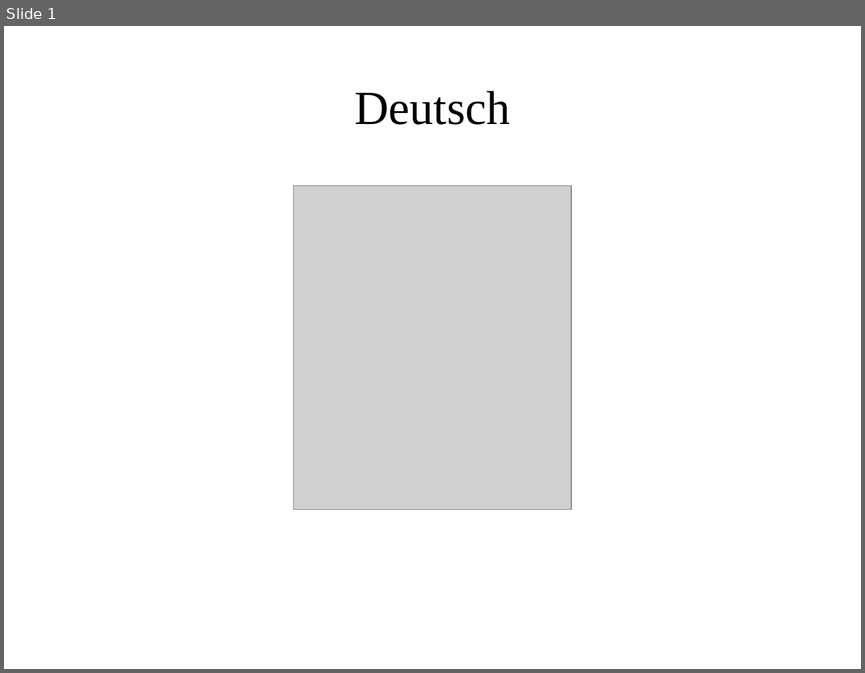
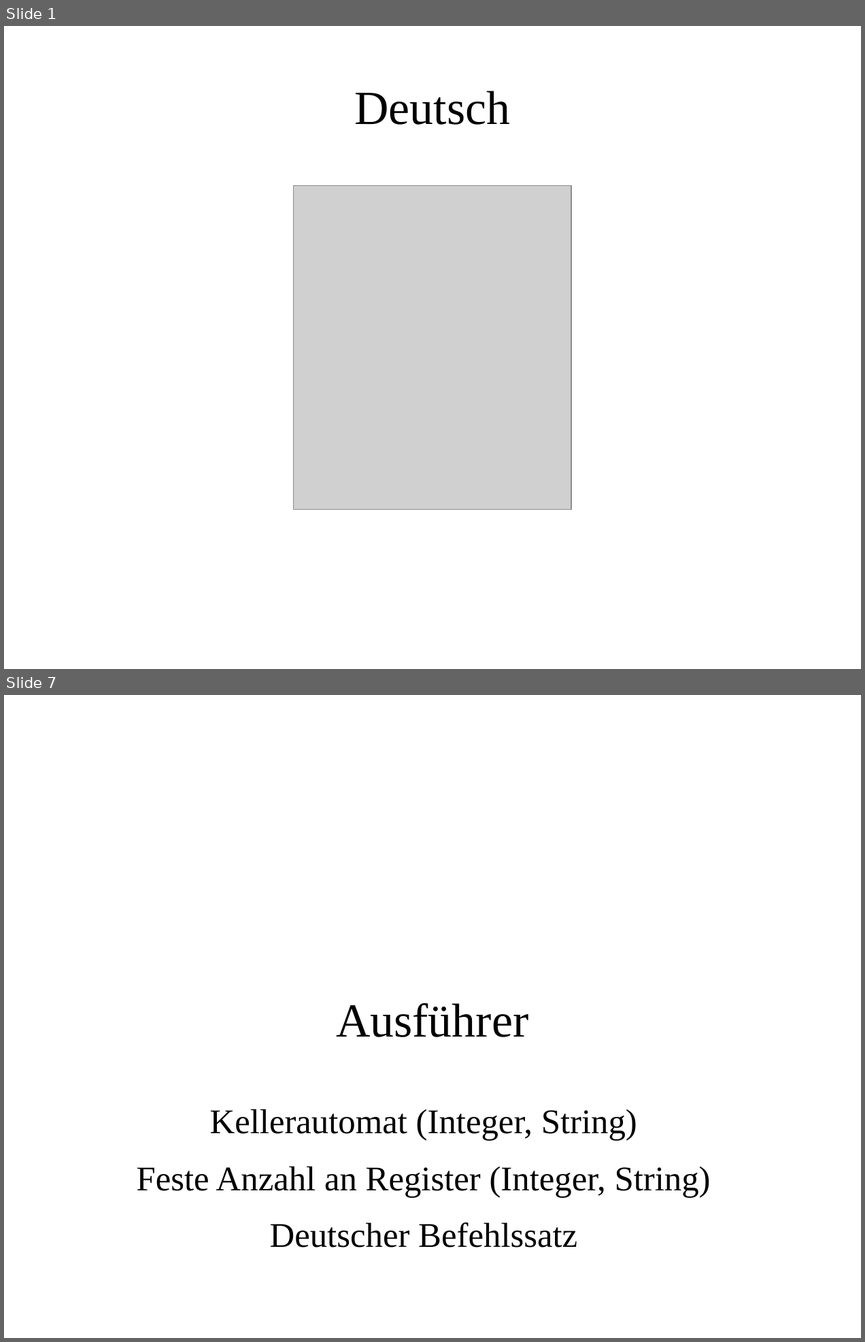
Before and after one commit to MasterInformatikHsBochum/Eine-deutsche-Praesentation, a slide deck: Präsentation.odp. Shown one above the other, each under a label of ours: slide 1 before the commit, slides 1 and 7 after it; the slides between them are not shown. The pictures are 865x673 and 865x1342 pixels, drawn with LibreOffice and Linux fonts; fonts in the diff are those of the drawing; grey boxes stand for pictures; background and template pictures are left out. Boxes give left, top, right and bottom in pixels: in the first picture for what was removed or moved away, otherwise in the second. Text is boxed around its words. In the diff, an @@ line names an element or a change of style, - is before the commit and + after.

```diff
--- a/Präsentation.odp
+++ b/Präsentation.odp
@@ slide 7 added at box(4, 695, 861, 1338), background picture (left out) @@
@@ title added at box(336, 1003, 528, 1037), 44 pt, text #000000 @@
+Ausführer
@@ text added at box(137, 1108, 711, 1247), 32 pt, text #000000 @@
+Kellerautomat (Integer, String)
+Feste Anzahl an Register (Integer, String)
+Deutscher Befehlssatz
```
Also in this commit, not shown: 3 slides changed, 1 other slide added, 1 slide removed.
